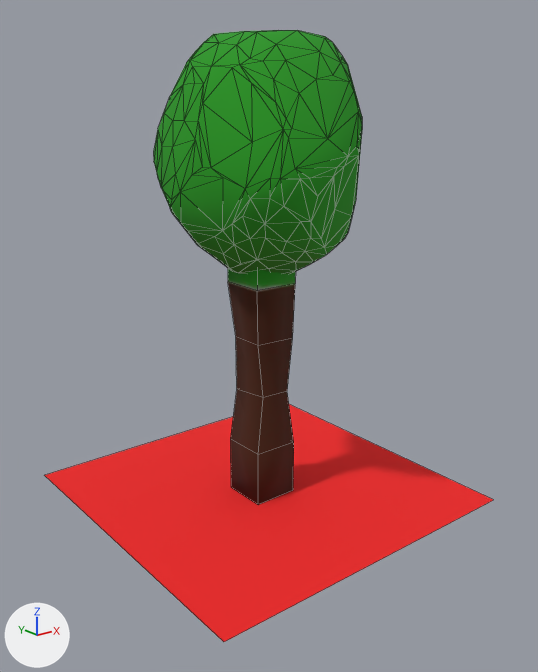
Before and after pictures for a commit that changed the OBJ model Content/tree3.obj.
The view is the same before and after, from a camera (50 mm lens) standing at (-9.65, -12.33, 8.6) and looking at (-0.09, -0.38, 3.82). Lighting does not change. The marker at lower left points along +X, +Y and +Z. Mesh edges are drawn as thin lines. Where no turn or scale is listed for an object, it has been applied to the vertices.

The first picture shows 'tree3'.
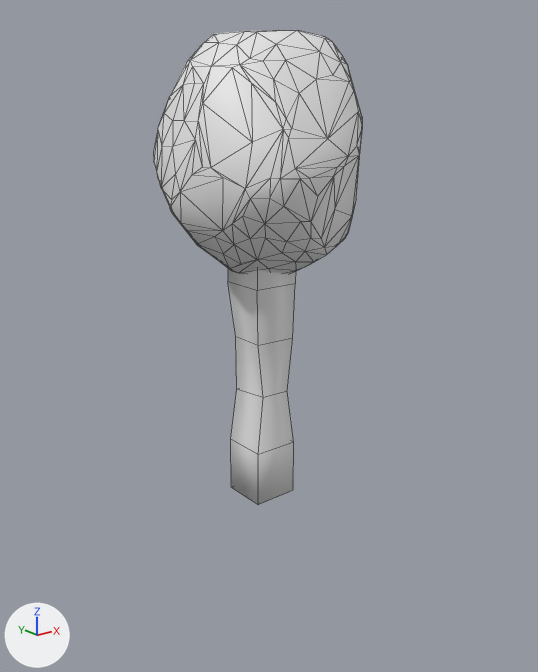
Pixel boxes [x1, y1, x2, y2] of what changed, in the pictures (538 x 672 px):
'tree3', reshaped (53% narrower, 22% shorter)
    before: [44, 30, 493, 642]
    after: [153, 30, 362, 505]
part 1 of me_tree3, deleted (red)
    before: [44, 404, 493, 642]
part 2 of me_tree3, recoloured (green to grey)
    both: [153, 30, 362, 505]

Patch to the scene script:
```diff
--- a/Content/tree3.obj.py
+++ b/Content/tree3.obj.py
@@ me_tree3 @@
 # used by ob_tree3; location = (0.0, 0.0, 0.0)
-me_tree3.from_pydata(...)  # 284 vertices, 531 faces; spans x -3.75..3.75, y -3.75..3.75, z 0.0..9.93
+me_tree3.from_pydata(...)  # 280 vertices, 530 faces; spans x -2.15..2.03, y -2.27..2.2, z 0.0..9.93
+# me_tree3 part 1: the loose piece of 4 vertices spanning x -3.75..3.75, y -3.75..3.75, z 0.0 is deleted
+# me_tree3 part 2: 530 faces spanning x -2.15..2.03, y -2.27..2.2, z 0.0..9.93 switch from mat_defaultmaterial (picture img_tree1_color_png) to no material
```
